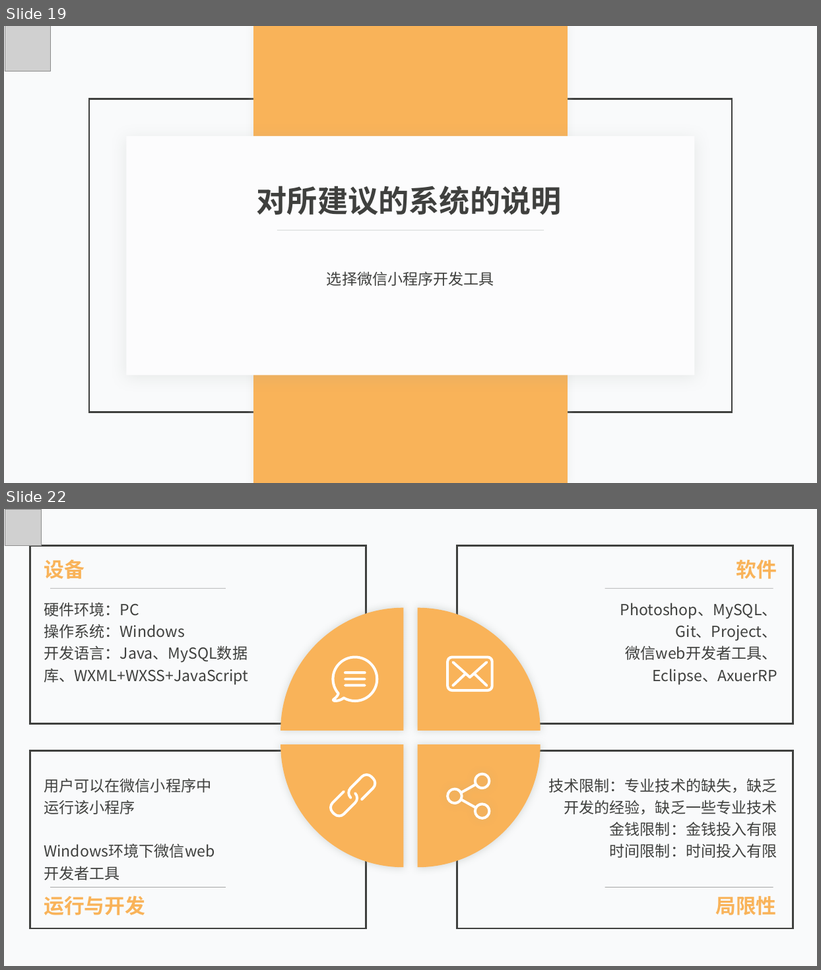
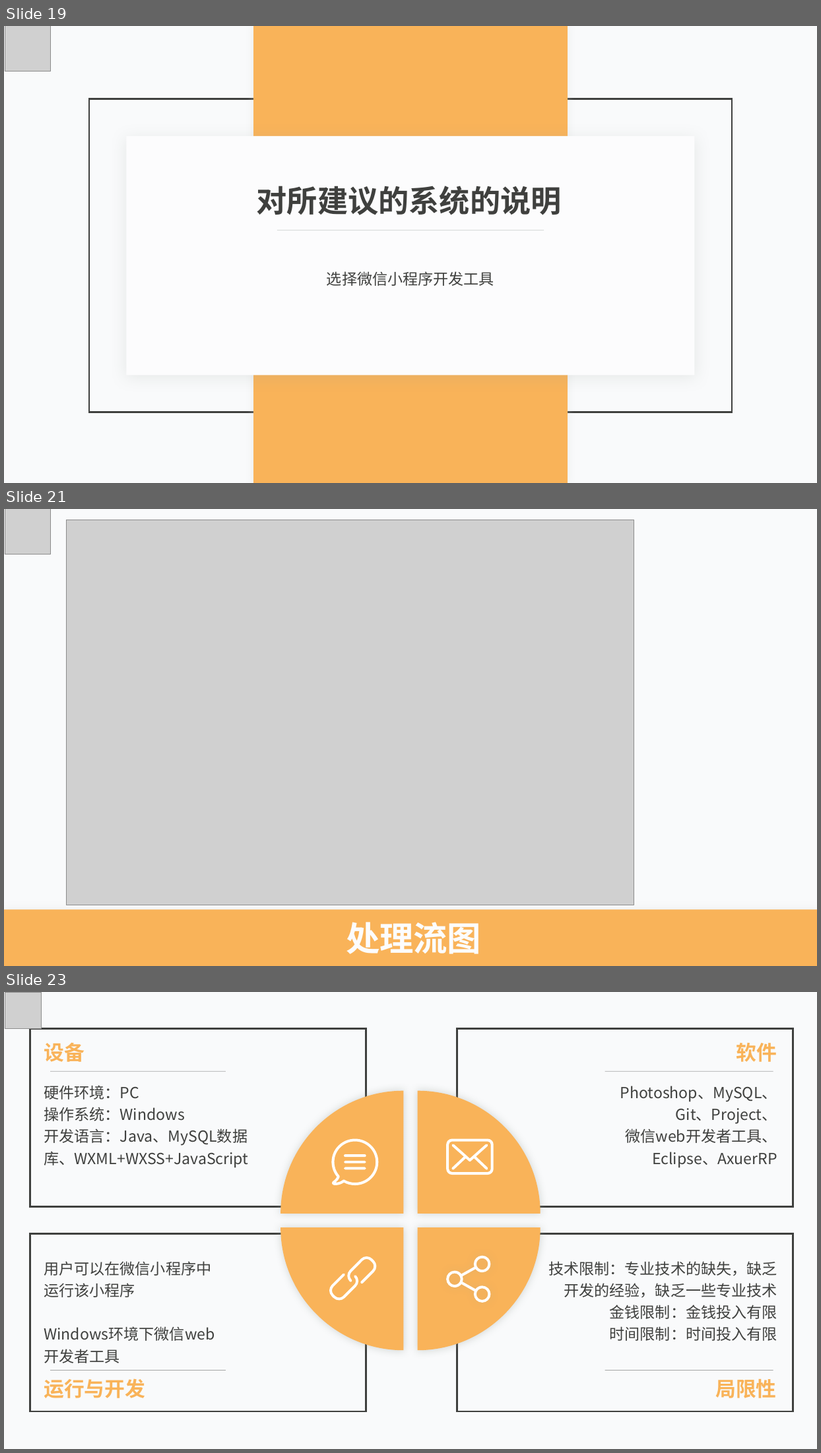
Before and after one commit to lorenzoyoung/ZUCC-Lazy-Bone, a slide deck: 评审PPT/SE2019春-G11_ZUCCLazyBone可行性分析报告ppt.pptx. Shown one above the other, each under a label of ours: slides 19 and 22 before the commit, slides 19, 21 and 23 after it; the slides between them are not shown. The pictures are 821x970 and 821x1453 pixels, drawn with LibreOffice and Linux fonts; fonts in the diff are those of the drawing; grey boxes stand for pictures. Boxes give left, top, right and bottom in pixels: in the first picture for what was removed or moved away, otherwise in the second. Text is boxed around its words. In the diff, an @@ line names an element or a change of style, - is before the commit and + after.

```diff
--- a/评审PPT/SE2019春-G11_ZUCCLazyBone可行性分析报告ppt.pptx
+++ b/评审PPT/SE2019春-G11_ZUCCLazyBone可行性分析报告ppt.pptx
@@ slide 21 added at (4,509,817,966), background #F9FAFB @@
@@ picture added at (5,509,50,554) @@
@@ picture added at (66,520,634,906) @@
@@ rectangle added at (4,910,817,966), fill #F9B359 @@
@@ text added at (346,922,481,955), 40 pt, text #FCFCFD, bold @@
+处理流图
@@ what was slide 22 is now slide 23 @@
```
Also in this commit, not shown: 5 slides changed, 1 other slide added, 1 slide removed, 2 other files.
